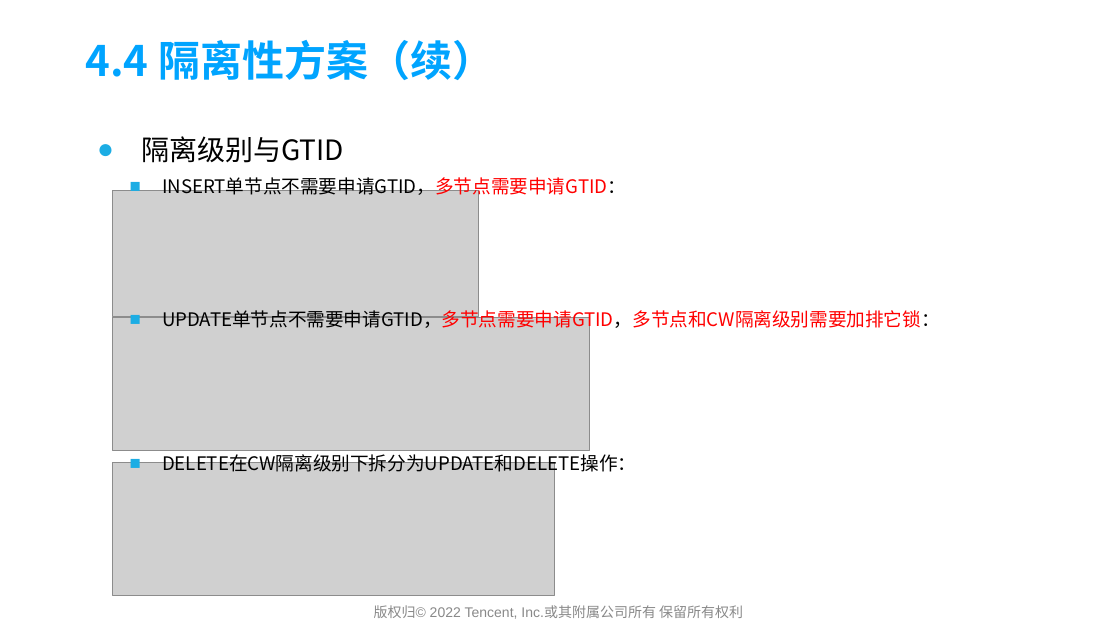
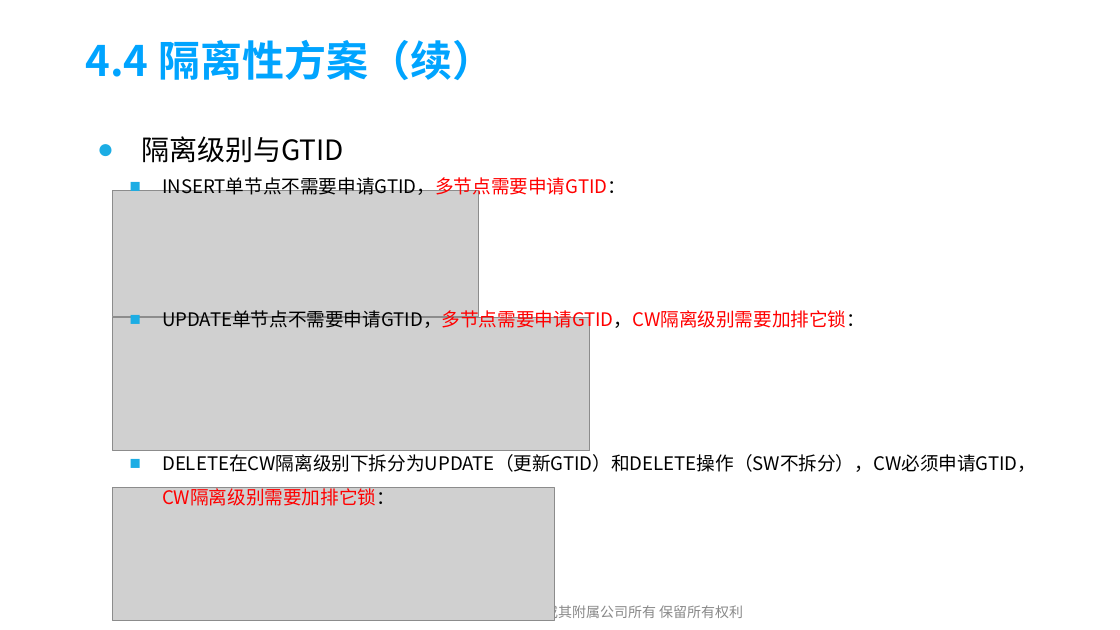
Before and after one commit to yedushusheng/mysql-learning, a slide deck: slide 30 of 28. OLTP/GoldenDB产品简介及架构解析.pptx. Drawn at 1120x630 pixels with LibreOffice and Linux fonts; fonts in the diff are those of the drawing; grey boxes stand for pictures; background and template pictures are left out. Boxes give left, top, right and bottom in pixels: in the first picture for what was removed or moved away, otherwise in the second. Text is boxed around its words. In the diff, an @@ line names an element or a change of style, - is before the commit and + after.

Commit message:
完善PPT

```diff
--- a/28. OLTP/GoldenDB产品简介及架构解析.pptx
+++ b/28. OLTP/GoldenDB产品简介及架构解析.pptx
@@ text at [162,307,865,332]: text changed @@
-  ■ UPDATE单节点不需要申请GTID，多节点需要申请GTID，多节点和CW隔离级别需要加排它锁：
+  ■ UPDATE单节点不需要申请GTID，多节点需要申请GTID，CW隔离级别需要加排它锁：
@@ text at [162,454,1036,506]: text changed @@
-  ■ DELETE在CW隔离级别下拆分为UPDATE和DELETE操作：
+  ■ DELETE在CW隔离级别下拆分为UPDATE（更新GTID）和DELETE操作（SW不拆分），CW必须申请GTID，CW隔离级别需要加排它锁：
@@ picture: place and size @@
-picture at [113,462,555,596]
+picture at [113,487,555,621]
```
